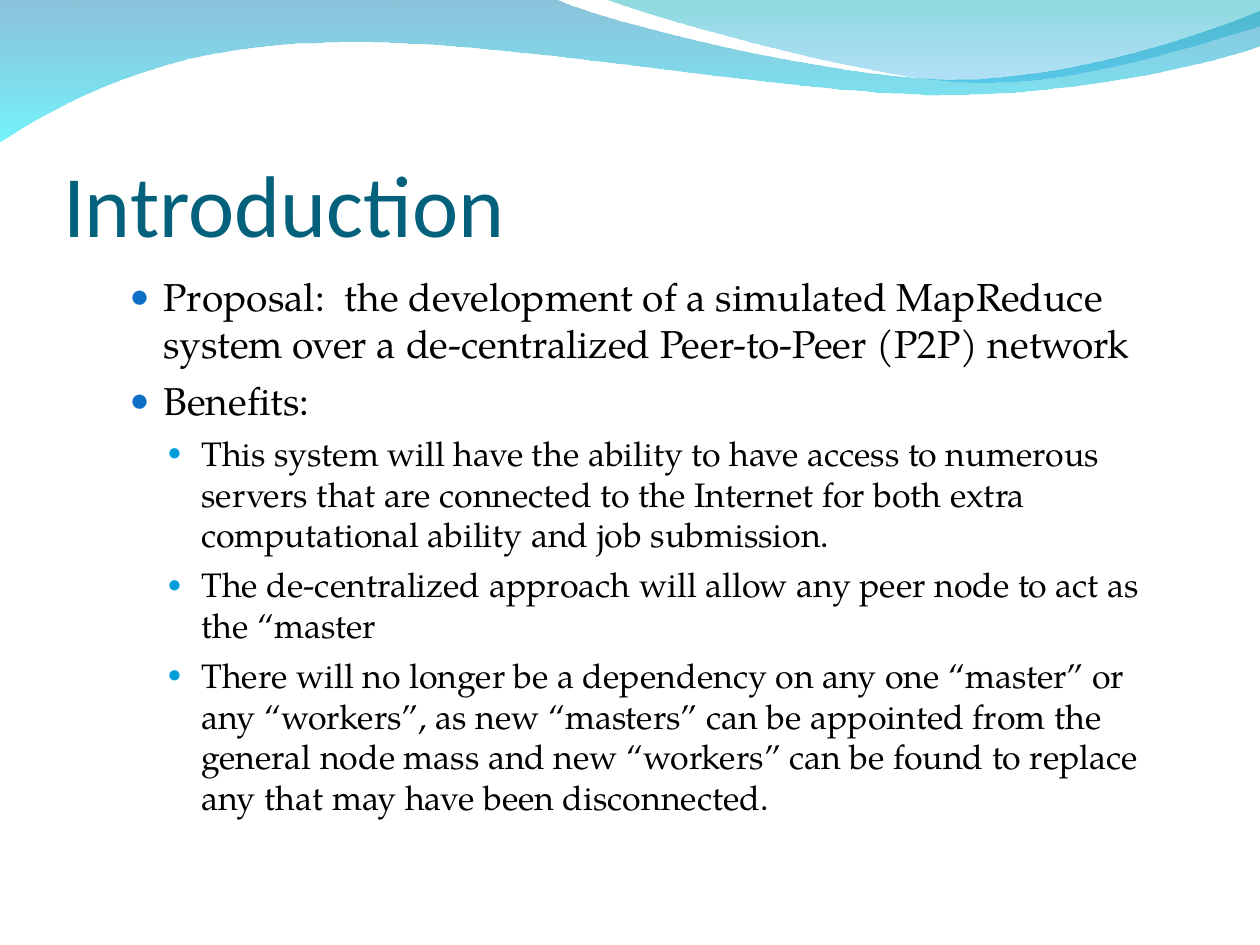
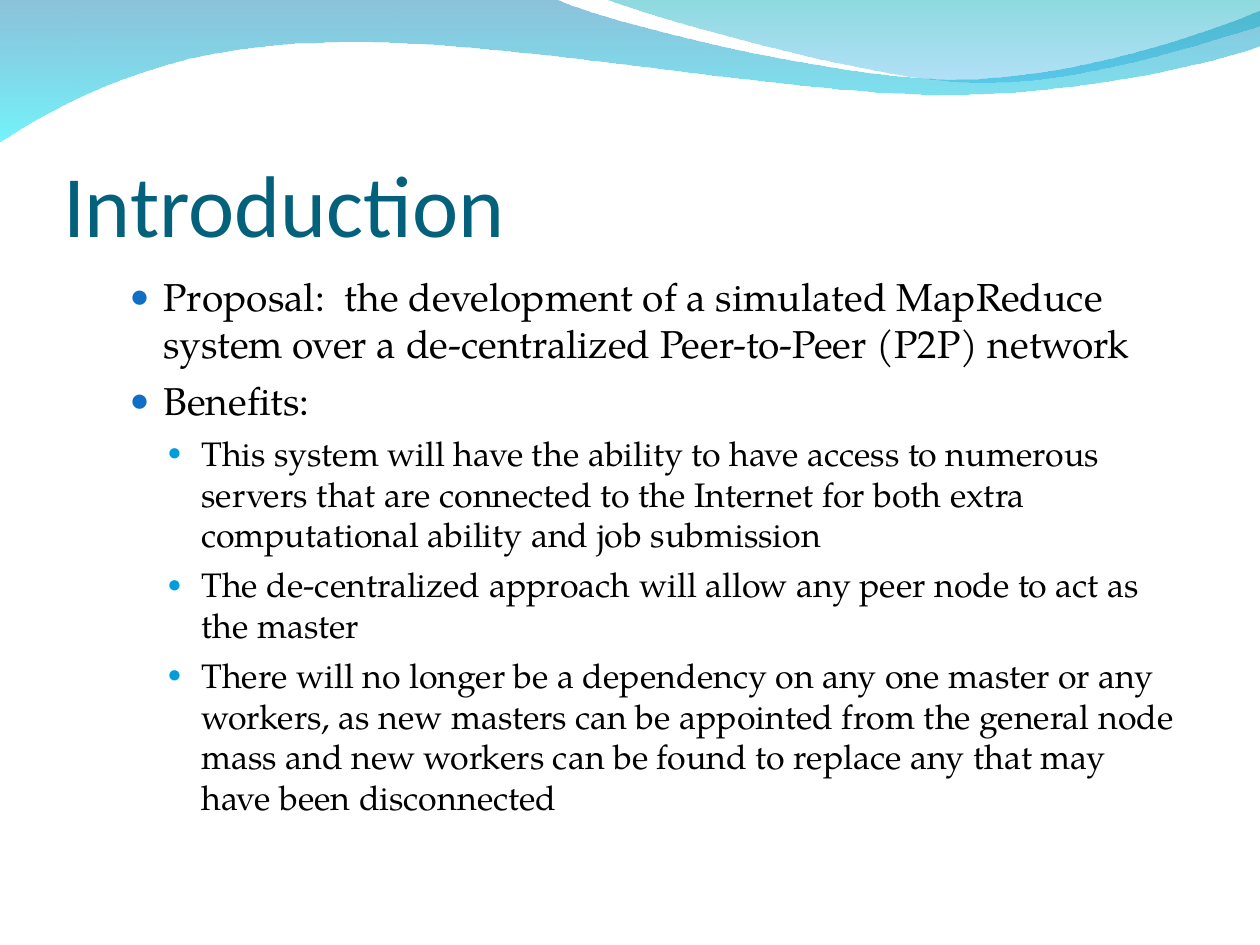
Before and after one commit to osecki/cs647, a slide deck: slide 5 of Documentation/Final Paper and Slides/MapReduce Final Presentation.ppt. Drawn at 1260x945 pixels with LibreOffice and Linux fonts; fonts in the diff are those of the drawing; background and template pictures are left out. Boxes give left, top, right and bottom in pixels: in the first picture for what was removed or moved away, otherwise in the second. Text is boxed around its words. In the diff, an @@ line names an element or a change of style, - is before the commit and + after.

Commit message:
Final commit. Everything is done! Zip that has been submitted it included.

```diff
--- a/Documentation/Final Paper and Slides/MapReduce Final Presentation.ppt
+++ b/Documentation/Final Paper and Slides/MapReduce Final Presentation.ppt
@@ text at (x1=201, y1=441, x2=1173, y2=811): text changed @@
-    ● This system will have the ability to have access to numerous servers that are connected to the Internet for both extra computational ability and job submission.
-    ● The de-centralized approach will allow any peer node to act as the “master
-    ● There will no longer be a dependency on any one “master” or any “workers”, as new “masters” can be appointed from the general node mass and new “workers” can be found to replace any that may have been disconnected.
+    ● This system will have the ability to have access to numerous servers that are connected to the Internet for both extra computational ability and job submission
+    ● The de-centralized approach will allow any peer node to act as the master
+    ● There will no longer be a dependency on any one master or any workers, as new masters can be appointed from the general node mass and new workers can be found to replace any that may have been disconnected
```
Also in this commit, not shown: 22 other slides changed, 5 other files.
